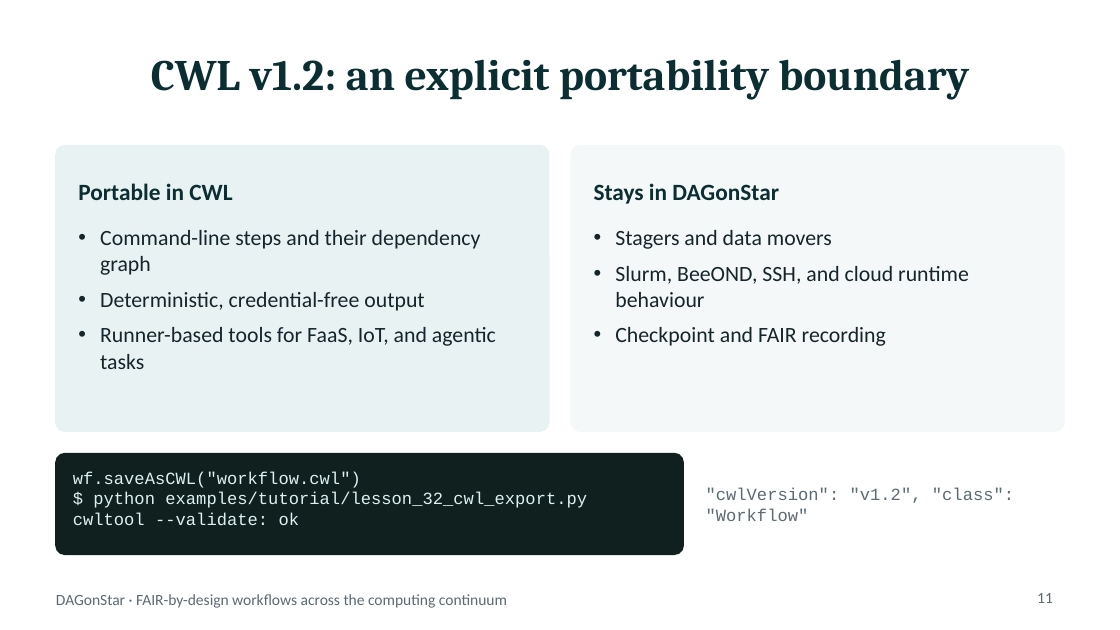
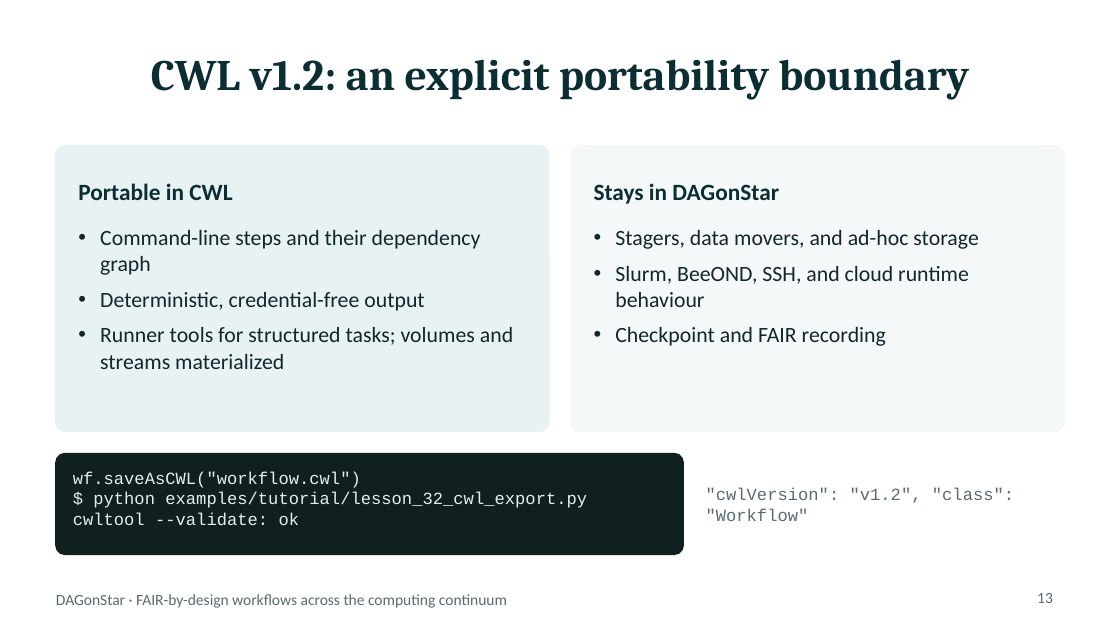
Before and after one commit to DagOnStar/dagonstar, a slide deck: slide 13 of docs/presentations/dagonstar_scientific_talk.pptx (slide 11 before the commit). Drawn at 1120x630 pixels with LibreOffice and Linux fonts; fonts in the diff are those of the drawing. Boxes give left, top, right and bottom in pixels: in the first picture for what was removed or moved away, otherwise in the second. Text is boxed around its words. In the diff, an @@ line names an element or a change of style, - is before the commit and + after.

```diff
--- a/docs/presentations/dagonstar_scientific_talk.pptx
+++ b/docs/presentations/dagonstar_scientific_talk.pptx
@@ text at box(615, 230, 978, 249): text changed @@
-• Stagers and data movers
+• Stagers, data movers, and ad-hoc storage
@@ text at box(100, 327, 513, 369): text changed @@
-• Runner-based tools for FaaS, IoT, and agentic tasks
+• Runner tools for structured tasks; volumes and streams materialized
@@ page number at box(1037, 593, 1053, 603): text changed @@
-11
+13
```
Also in this commit, not shown: 7 other slides changed, 2 slides added, 3 other files.
